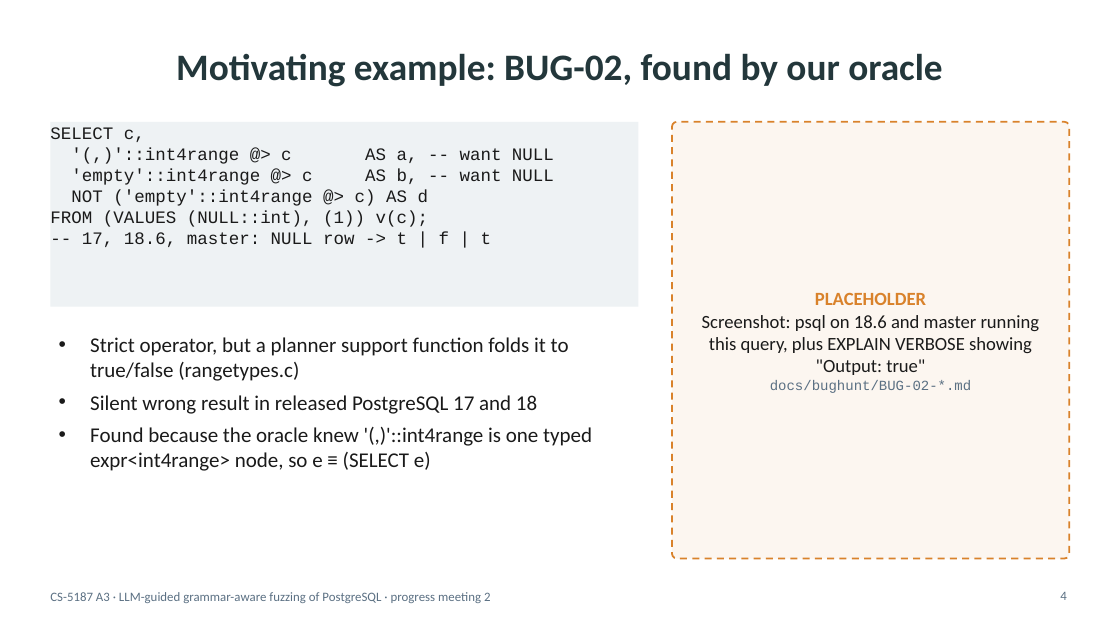
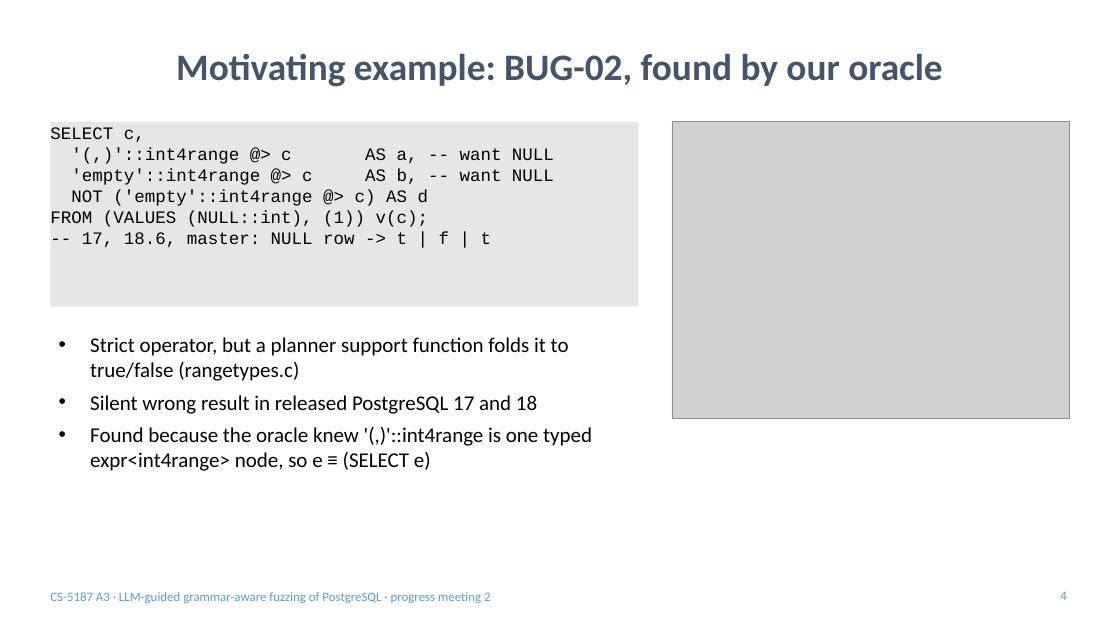
Before and after one commit to v28k/cs5187-term-project, a slide deck: slide 4 of docs/meeting2/slides/slides_meeting2.pptx. Drawn at 1120x630 pixels with LibreOffice and Linux fonts; fonts in the diff are those of the drawing; grey boxes stand for pictures. Boxes give left, top, right and bottom in pixels: in the first picture for what was removed or moved away, otherwise in the second. Text is boxed around its words. In the diff, an @@ line names an element or a change of style, - is before the commit and + after.

```diff
--- a/docs/meeting2/slides/slides_meeting2.pptx
+++ b/docs/meeting2/slides/slides_meeting2.pptx
@@ title "Motivating example: BUG-02, found by ..." at (176, 54, 942, 87): text colour #23373B to #44546A @@
@@ rectangle "SELECT c," at (50, 122, 639, 307): text colour #1A1A1A to #000000; fill #EEF2F4 to #E7E6E6 @@
@@ rounded rectangle removed at (672, 122, 1070, 559) @@
@@ picture added at (672, 122, 1070, 418) @@
@@ text removed at (702, 293, 1040, 393) @@
-PLACEHOLDER
-Screenshot: psql on 18.6 and master running this query, plus EXPLAIN VERBOSE showing "Output: true"
-docs/bughunt/BUG-02-*.md
@@ text "Strict operator, but a planner ..." at (90, 337, 592, 471): text colour #1A1A1A to #000000 @@
@@ text "CS-5187 A3 · LLM-guided grammar-aware ..." at (50, 592, 490, 603): text colour #5B7083 to #5B9BD5 @@
@@ page number at (1060, 592, 1066, 600): text colour #5B7083 to #5B9BD5 @@
```
Also in this commit, not shown: 22 other slides changed, 3 slides added, 4 slides removed, 12 other files.
